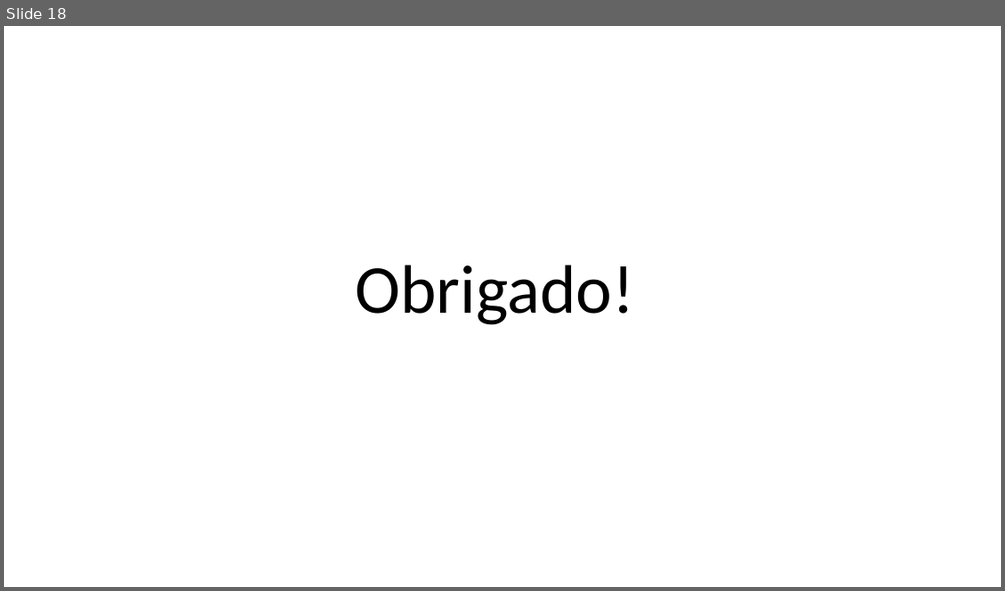
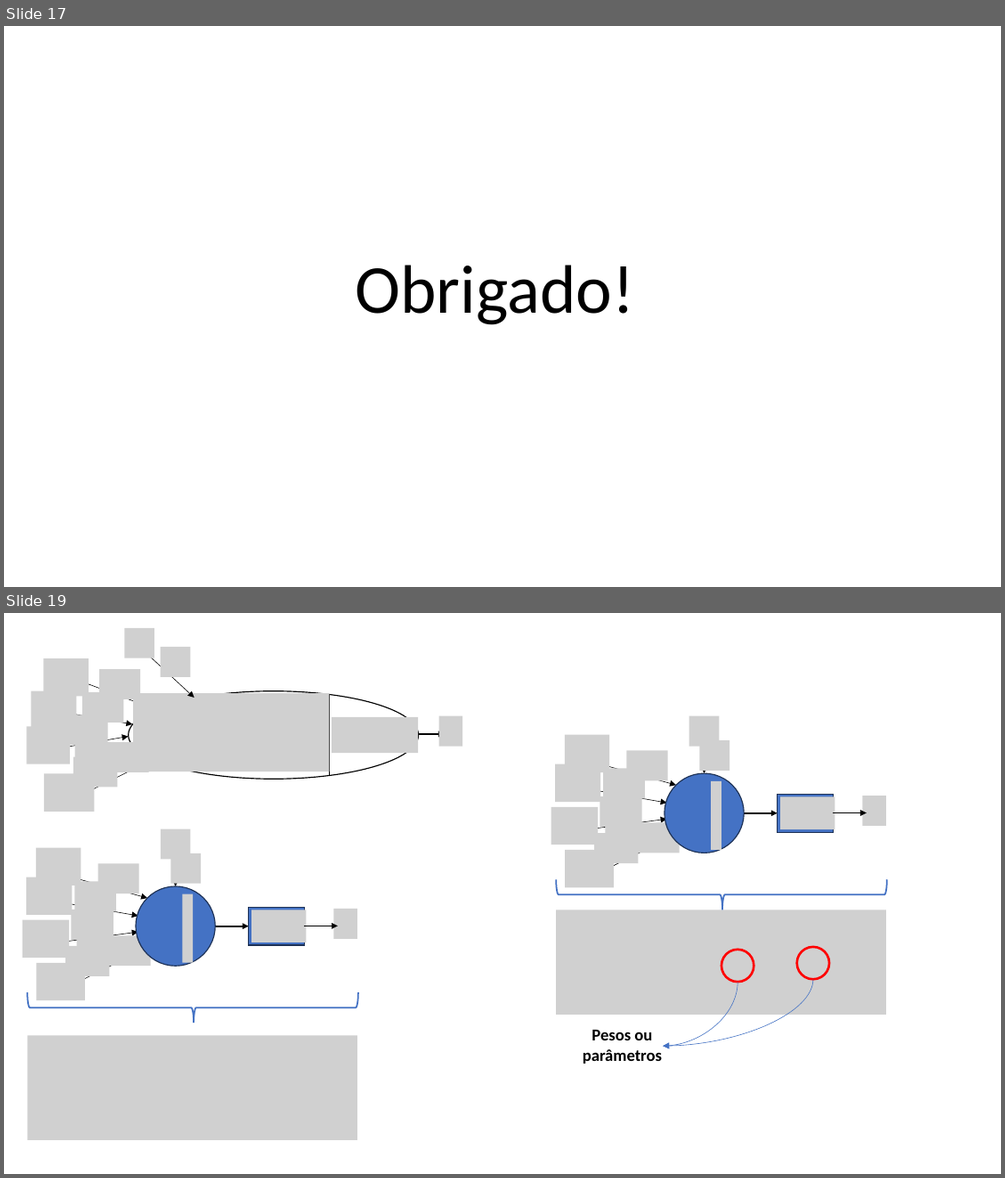
Before and after one commit to zz4fap/tp557-iot-ml, a slide deck: slides/TP557_3_Desafios_do_TinyML_machine_learning.pptx. Shown one above the other, each under a label of ours: slide 18 before the commit, slides 17 and 19 after it; the slides between them are not shown. The pictures are 1005x591 and 1005x1178 pixels, drawn with LibreOffice and Linux fonts; fonts in the diff are those of the drawing; grey boxes stand for pictures. Boxes give left, top, right and bottom in pixels: in the first picture for what was removed or moved away, otherwise in the second. Text is boxed around its words. In the diff, an @@ line names an element or a change of style, - is before the commit and + after.

```diff
--- a/slides/TP557_3_Desafios_do_TinyML_machine_learning.pptx
+++ b/slides/TP557_3_Desafios_do_TinyML_machine_learning.pptx
@@ slide 19 added at bbox=[4, 613, 1001, 1174], background #FFFFFF @@
@@ group added at bbox=[26, 628, 462, 811]: 14 pictures, 6 arrows, 1 ellipse, 1 line @@
@@ group added at bbox=[551, 716, 887, 1063]: 15 pictures, 7 arrows, 3 ellipses, 2 curved arrows, 1 rectangle, 1 left brace, 1 text @@
+Pesos ou parâmetros
@@ group added at bbox=[23, 829, 358, 1140]: 15 pictures, 7 arrows, 1 ellipse, 1 rectangle, 1 left brace @@
@@ what was slide 18 is now slide 17 @@
```
Also in this commit, not shown: 5 slides changed, 2 other slides added, 4 slides removed, 3 other files.
